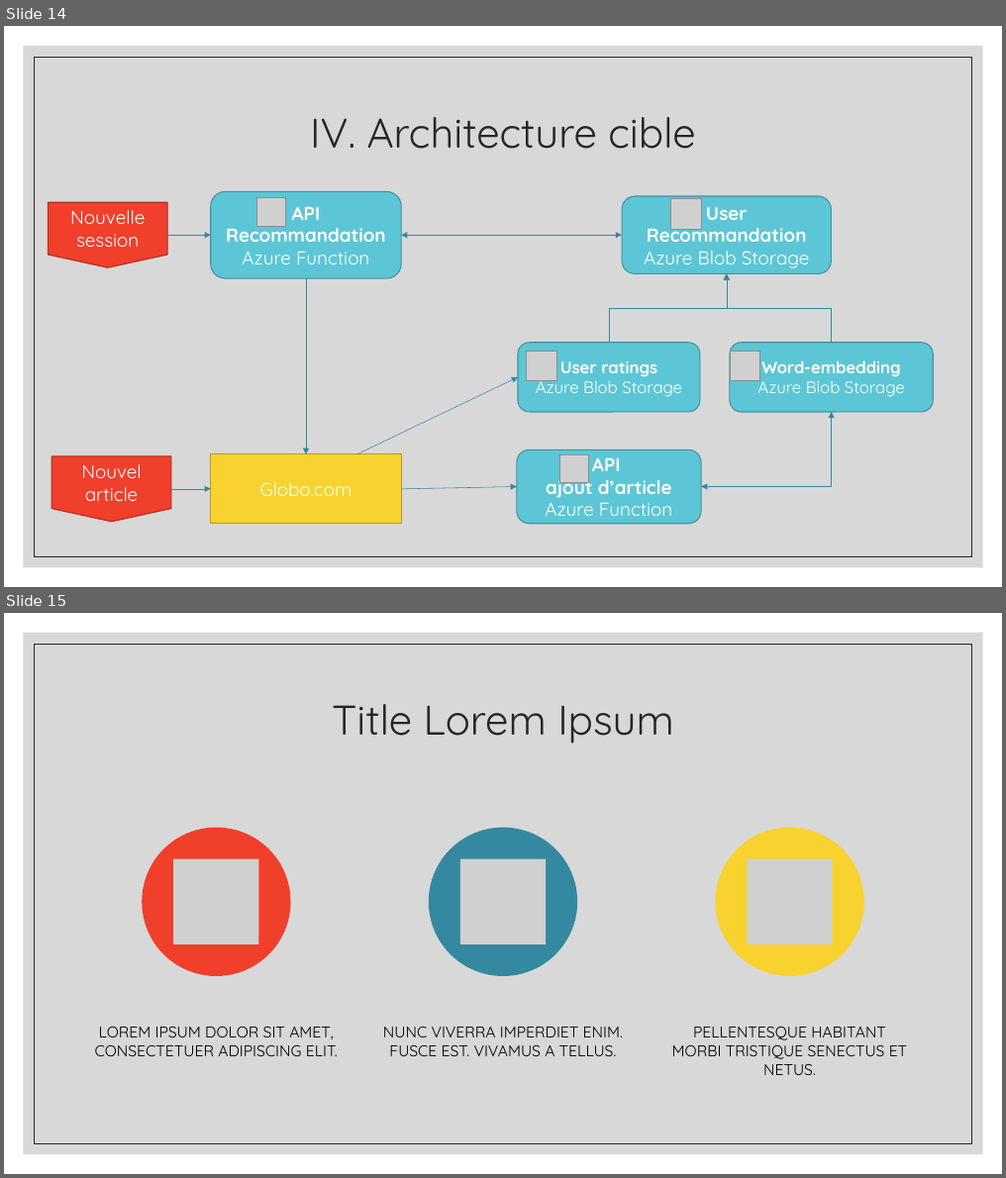
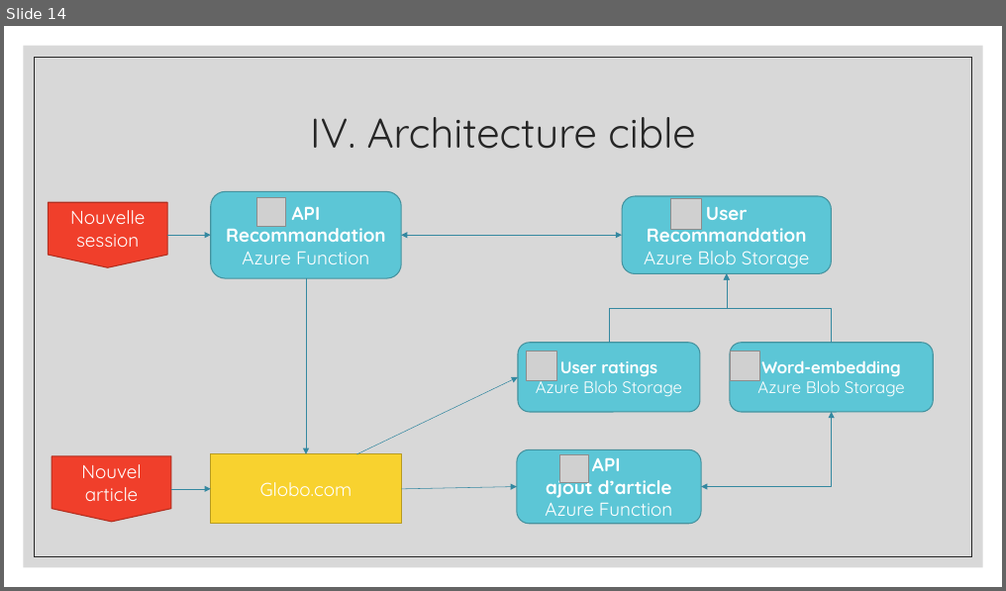
Before and after one commit to AntoninGarret/P9-Logo-Recommandation, a slide deck: Presentation.pptx. Shown one above the other, each under a label of ours: slides 14 and 15 before the commit, slide 14 after it. The pictures are 1006x1178 and 1006x591 pixels, drawn with LibreOffice and Linux fonts; fonts in the diff are those of the drawing; grey boxes stand for pictures. Boxes give left, top, right and bottom in pixels: in the first picture for what was removed or moved away, otherwise in the second. Text is boxed around its words. In the diff, an @@ line names an element or a change of style, - is before the commit and + after.

Commit message:
minor presentation correction

```diff
--- a/Presentation.pptx
+++ b/Presentation.pptx
@@ slide 15 removed at [4, 613, 1002, 1174], background #FFFFFF; not listed: 2 template elements that a slide beside it also shows @@
@@ title removed at [332, 704, 674, 744] @@
-Title Lorem Ipsum
@@ group removed at [95, 828, 907, 1075]: 3 ellipses, 3 pictures, 3 texts @@
-LOREM IPSUM DOLOR SIT AMET, CONSECTETUER ADIPISCING ELIT.
-NUNC VIVERRA IMPERDIET ENIM. FUSCE EST. VIVAMUS A TELLUS.
-PELLENTESQUE HABITANT MORBI TRISTIQUE SENECTUS ET NETUS.
```
